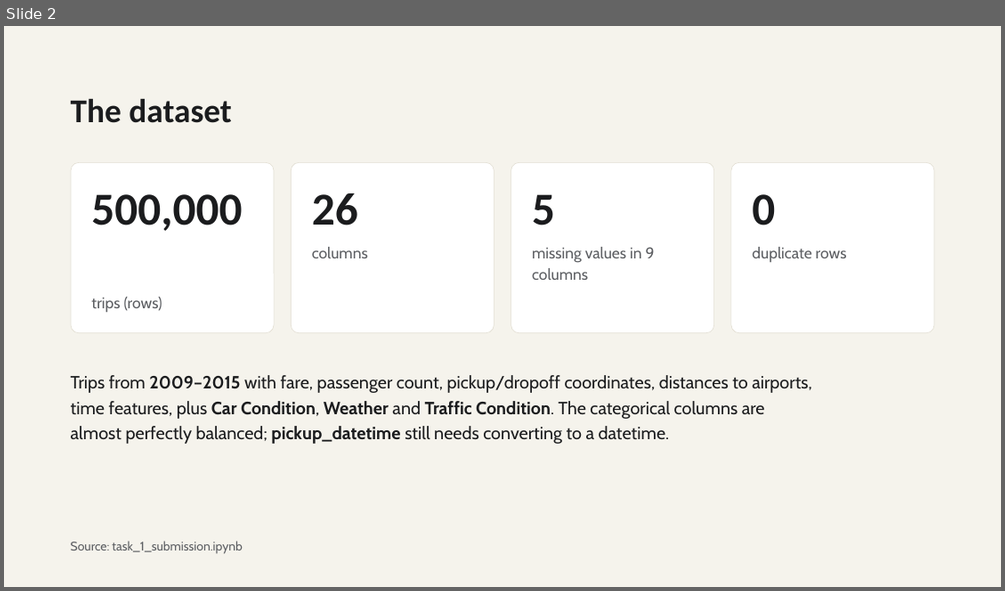
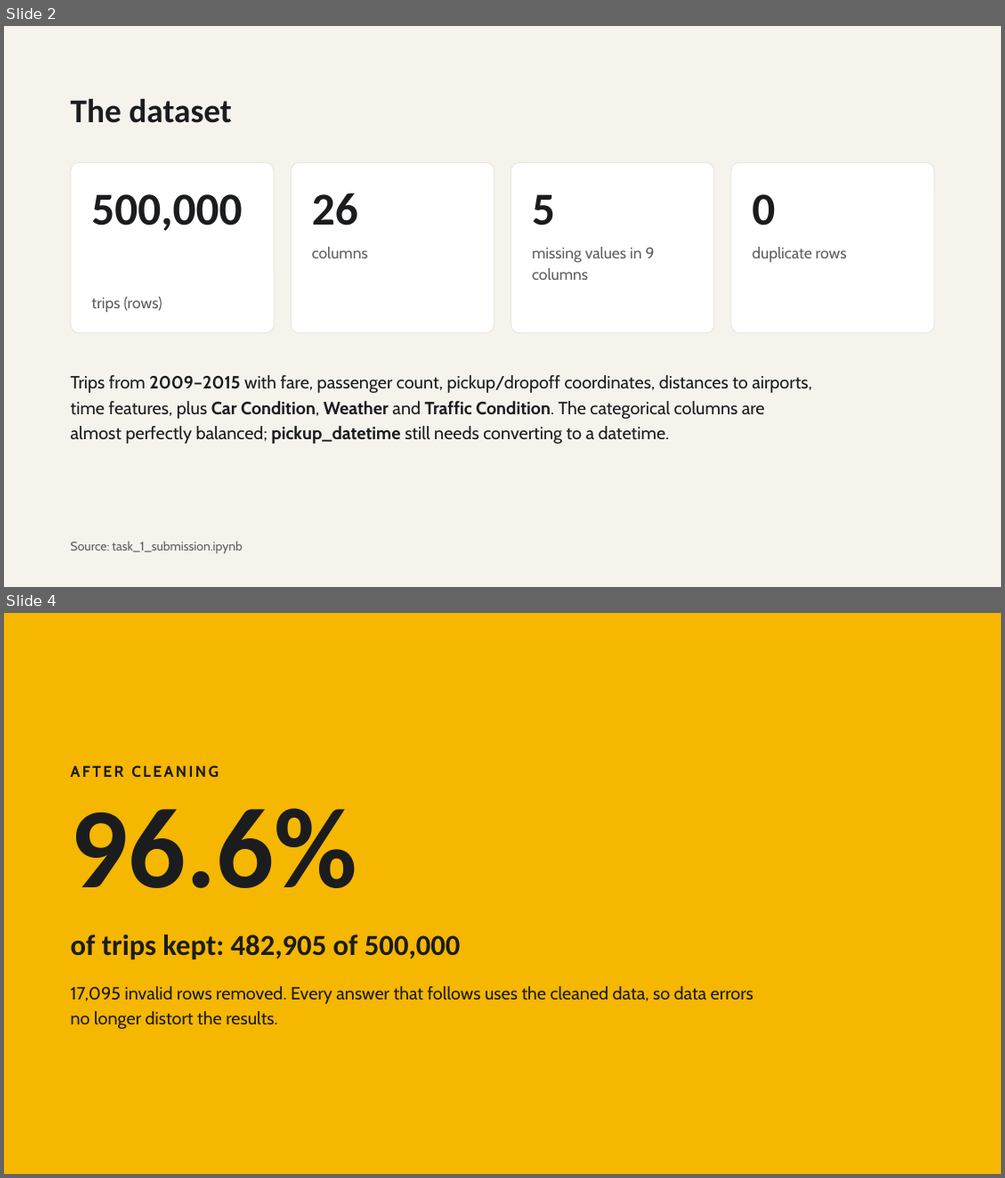
Before and after one commit to Youssef57-T/Cellula-Internship-MlEngineer, a slide deck: NYC Taxi Fares — 8 Questions.pptx. Shown one above the other, each under a label of ours: slide 2 before the commit, slides 2 and 4 after it; the slides between them are not shown. The pictures are 1005x591 and 1005x1178 pixels, drawn with LibreOffice and Linux fonts; fonts in the diff are those of the drawing. Boxes give left, top, right and bottom in pixels: in the first picture for what was removed or moved away, otherwise in the second. Text is boxed around its words. In the diff, an @@ line names an element or a change of style, - is before the commit and + after.

```diff
--- a/NYC Taxi Fares — 8 Questions.pptx
+++ b/NYC Taxi Fares — 8 Questions.pptx
@@ slide 4 added at [4, 613, 1001, 1174], background #F5B700 @@
@@ text added at [71, 765, 218, 778], 15 pt, text #1B1C1E, bold @@
+AFTER CLEANING
@@ text added at [71, 808, 358, 888], 110 pt, text #1B1C1E, bold @@
+96.6%
@@ text added at [71, 934, 461, 959], 28 pt, text #1B1C1E, bold @@
+of trips kept: 482,905 of 500,000
@@ text added at [71, 986, 753, 1029], 17 pt, text #1B1C1E @@
+17,095 invalid rows removed. Every answer that follows uses the cleaned data, so data errors no longer distort the results.
```
Also in this commit, not shown: 10 slides changed, 1 other slide added, 1 slide removed.
